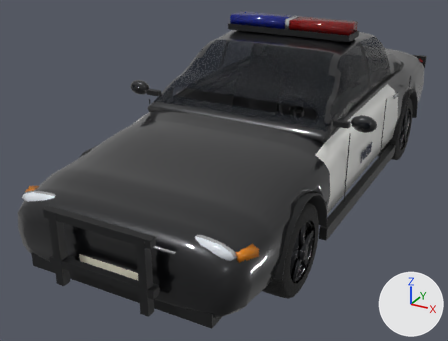
The Blender file blender/car_police.blend as it was, and as the next commit left it.
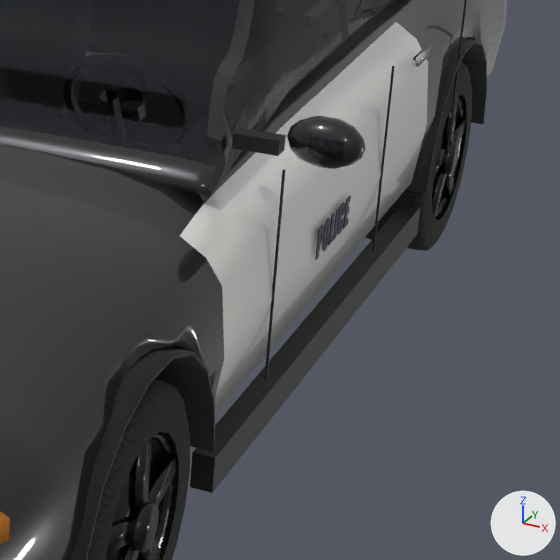
Each version appears first whole from a camera (50 mm lens) standing at (2.22, -4.94, 2.58) and looking at (-0.28, -0.41, 0.31), and next in a close-up on the part from 57% to 99% of the width and 22% to 77% of the height. Every picture has the same lights, and +X, +Y and +Z are marked at lower right. The first two pictures are the older version.

Names of what the first close-up shows: 'Body', 'Door_L', 'wheel_FL', 'wheel_RL'.
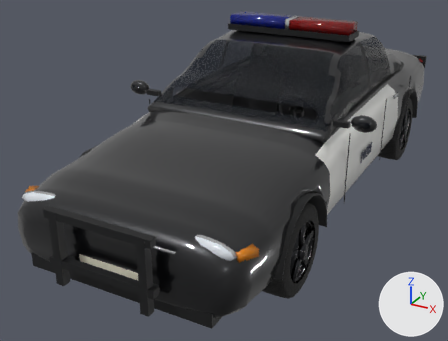
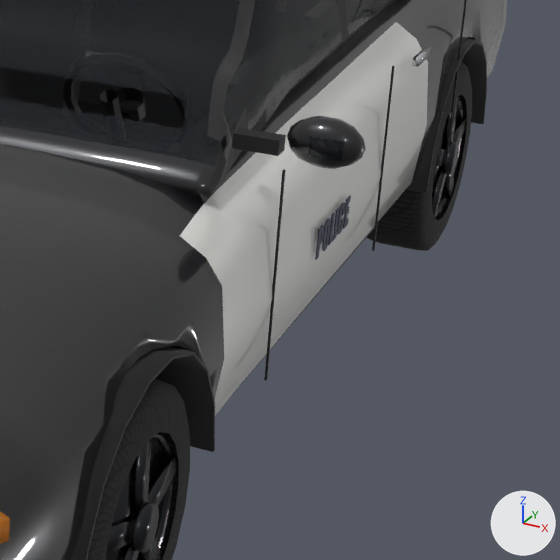
The edits, one by one:
me_police_body is used by ob_body; parent ob_police; location (0.0, 0.0, 0.0).
me_police_body had 4324 vertices, 3720 faces and spanned x -1.12..1.12, y -2.49..2.46, z 0.21..1.58.
me_police_body now has 4324 vertices, 3720 faces and spans x -1.12..1.12, y -2.49..2.46, z 0.22..1.58.
Part 1, on me_police_body:
Vertex 2720 of me_police_body moves from (0.86, -0.98, 0.21) at pixel (189, 487) to (0.74, -0.93, 0.23).
Vertex 2721 of me_police_body moves from (0.86, -0.98, 0.31) at pixel (192, 452) to (0.74, -0.93, 0.31).
Vertex 2722 of me_police_body moves from (0.86, 0.98, 0.21) to (0.74, 0.93, 0.23).
Vertex 2723 of me_police_body moves from (0.86, 0.98, 0.31) at pixel (402, 203) to (0.74, 0.93, 0.31).
Vertex 2724 of me_police_body moves from (0.92, -0.98, 0.21) at pixel (212, 493) to (0.79, -0.93, 0.23).
Vertex 2725 of me_police_body moves from (0.92, -0.98, 0.31) at pixel (215, 458) to (0.79, -0.93, 0.31).
Vertex 2726 of me_police_body moves from (0.92, 0.98, 0.21) at pixel (417, 234) to (0.79, 0.93, 0.23).
Vertex 2727 of me_police_body moves from (0.92, 0.98, 0.31) at pixel (420, 206) to (0.79, 0.93, 0.31).
Vertex 4029 of me_police_body moves from (0.86, -0.6, 0.21) to (0.74, -0.6, 0.23).
Vertex 4030 of me_police_body moves from (0.86, -0.6, 0.31) at pixel (243, 391) to (0.74, -0.6, 0.31).
Vertex 4031 of me_police_body moves from (0.92, -0.6, 0.21) at pixel (262, 429) to (0.79, -0.6, 0.23) at pixel (217, 412).
Vertex 4032 of me_police_body moves from (0.92, -0.6, 0.31) at pixel (265, 396) to (0.79, -0.6, 0.31).
Vertex 4096 of me_police_body moves from (0.86, 0.41, 0.31) at pixel (352, 262) to (0.74, 0.41, 0.31).
Vertex 4097 of me_police_body moves from (0.92, 0.41, 0.21) at pixel (368, 295) to (0.79, 0.41, 0.23) at pixel (328, 281).
Vertex 4142 of me_police_body moves from (0.86, 0.41, 0.21) to (0.74, 0.41, 0.23).
Vertex 4143 of me_police_body moves from (0.92, 0.41, 0.31) at pixel (371, 266) to (0.79, 0.41, 0.31).
Other edits to the shape of me_police_body do not show in these pictures.

Where the change shows, as pixel boxes (x1, y1, x2, y2) in the close-ups (560 x 560 px; the box of a moved part takes in the faces that stretch with it):
part 1 of me_police_body, moved or reshaped (mostly hidden afterwards): before (190, 204, 420, 493); after (234, 226, 375, 392)
